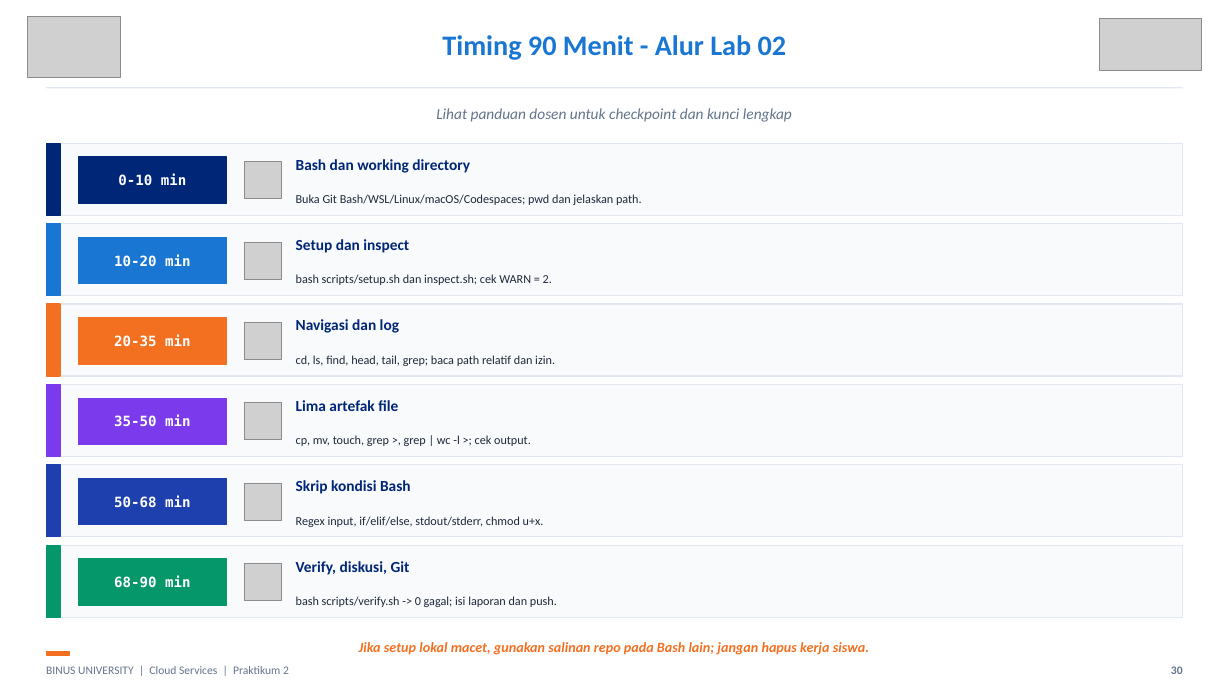
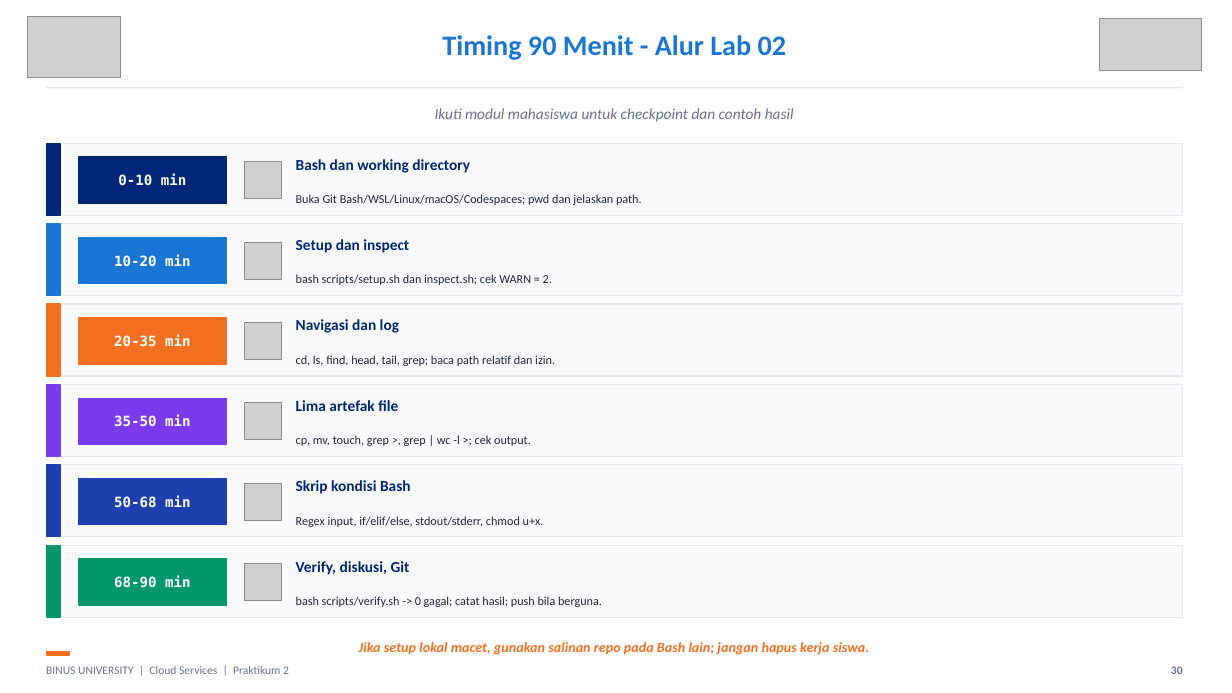
Before and after one commit to SeedFlora/meet2CloudService, a slide deck: slide 30 of slides/LAB02_Linux_Hands_On_Final.pptx. Drawn at 1232x693 pixels with LibreOffice and Linux fonts; fonts in the diff are those of the drawing; grey boxes stand for pictures. Boxes give left, top, right and bottom in pixels: in the first picture for what was removed or moved away, otherwise in the second. Text is boxed around its words. In the diff, an @@ line names an element or a change of style, - is before the commit and + after.

```diff
--- a/slides/LAB02_Linux_Hands_On_Final.pptx
+++ b/slides/LAB02_Linux_Hands_On_Final.pptx
@@ text at (435, 108, 794, 122): text changed @@
-Lihat panduan dosen untuk checkpoint dan kunci lengkap
+Ikuti modul mahasiswa untuk checkpoint dan contoh hasil
@@ text at (296, 596, 602, 607): text changed @@
-bash scripts/verify.sh -> 0 gagal; isi laporan dan push.
+bash scripts/verify.sh -> 0 gagal; catat hasil; push bila berguna.
```
Also in this commit, not shown: 5 other slides changed, 8 other files.
